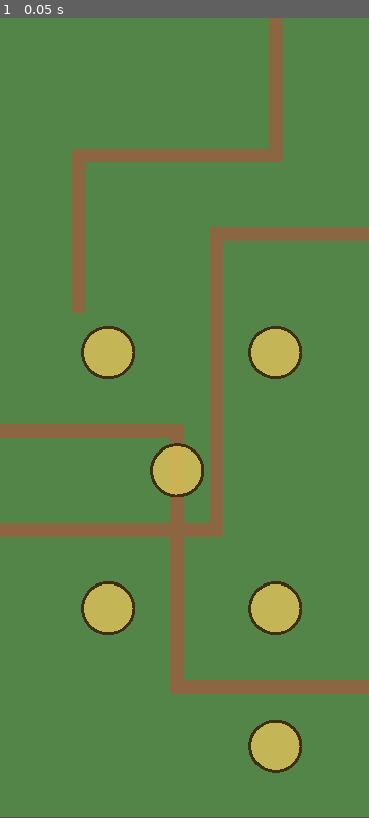
Above: before the commit, frame 1.
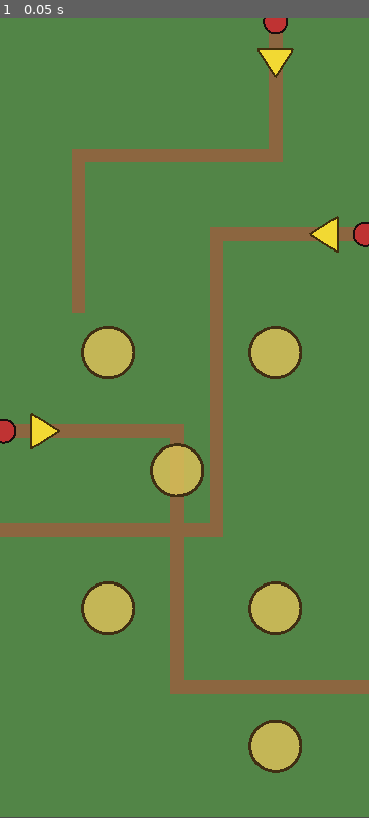
Above: after the commit, the same moment.

Repository: ookeooke/td1
Game: Godot game, scene res://main/Main.tscn
The game is run twice, just before and just after one commit, with the same random seed, the same clock (stepped at 60 frames per second) and the same inputs.
Inputs:
- Up to frame 1 (0.05 s): no input

The runs differ from the first frame. In frame 1, 1.0% of the frame differs, in the area x 0-100%, y 0-54%.

Commit message:
Phase 3: spawn direction markers
Add SpawnMarker.tscn/.gd — a reusable Node2D that draws a yellow arrow
with a placeholder enemy-icon circle, configurable via @export path_id,
direction_degrees, enemy_icon_color.

Place 3 instances at the 3 path entry points in Map.tscn: left edge
(0 deg), right edge (180 deg), top edge (90 deg). Static visibility;
Phase 11 will wire show/hide to wave events and per-wave icon updates.

Co-Authored-By: Claude Opus 4.6 <noreply@anthropic.com>

Diff:
--- a/map/Map.gd
+++ b/map/Map.gd
@@ -9,6 +9,7 @@
 
 @onready var paths_node: Node2D = $Paths
 @onready var tower_spots_node: Node2D = $TowerSpots
+@onready var spawn_markers_node: Node2D = $SpawnMarkers
 @onready var grid_manager: Node = $GridManager
 
 var _paths_by_id: Dictionary = {}
@@ -18,7 +19,11 @@
 	_build_curves()
 	_register_tower_spots()
 	queue_redraw()
-	print("[Map] ready — %d paths, %d spots" % [_paths_by_id.size(), grid_manager.get_spot_count()])
+	print("[Map] ready — %d paths, %d spots, %d spawn markers" % [
+		_paths_by_id.size(),
+		grid_manager.get_spot_count(),
+		spawn_markers_node.get_child_count()
+	])
 
 
 func _build_curves() -> void:
--- a/map/Map.tscn
+++ b/map/Map.tscn
@@ -2,6 +2,7 @@
 
 [ext_resource type="Script" path="res://map/Map.gd" id="1_map"]
 [ext_resource type="Script" path="res://map/GridManager.gd" id="2_grid"]
+[ext_resource type="PackedScene" path="res://map/SpawnMarker.tscn" id="3_sm"]
 
 [node name="Map" type="Node2D"]
 script = ExtResource("1_map")
@@ -42,5 +43,22 @@
 [node name="Spot6" type="Marker2D" parent="TowerSpots"]
 position = Vector2(280, 740)
 
+[node name="SpawnMarkers" type="Node2D" parent="."]
+
+[node name="SpawnMarkerLeft" parent="SpawnMarkers" instance=ExtResource("3_sm")]
+position = Vector2(26, 420)
+path_id = "left"
+direction_degrees = 0.0
+
+[node name="SpawnMarkerRight" parent="SpawnMarkers" instance=ExtResource("3_sm")]
+position = Vector2(349, 220)
+path_id = "right"
+direction_degrees = 180.0
+
+[node name="SpawnMarkerTop" parent="SpawnMarkers" instance=ExtResource("3_sm")]
+position = Vector2(280, 26)
+path_id = "top"
+direction_degrees = 90.0
+
 [node name="GridManager" type="Node" parent="."]
 script = ExtResource("2_grid")
--- /dev/null
+++ b/map/SpawnMarker.gd
@@ -0,0 +1,34 @@
+extends Node2D
+
+# Edge-of-screen indicator showing where the next wave will spawn.
+# Phase 3 scope: static visual only. Phase 11 wires show/hide to wave events
+# and feeds next-enemy icon from wave data.
+
+@export var path_id: String = ""
+@export_range(0.0, 360.0) var direction_degrees: float = 0.0
+@export var enemy_icon_color: Color = Color(0.75, 0.2, 0.2)
+
+
+func _ready() -> void:
+	queue_redraw()
+
+
+func _draw() -> void:
+	var rad := deg_to_rad(direction_degrees)
+	var dir := Vector2(cos(rad), sin(rad))
+	var perp := Vector2(-dir.y, dir.x)
+
+	var tip := dir * 34.0
+	var base_l := dir * 6.0 + perp * 18.0
+	var base_r := dir * 6.0 - perp * 18.0
+	draw_colored_polygon(
+		PackedVector2Array([tip, base_l, base_r]),
+		Color(0.95, 0.85, 0.2)
+	)
+	draw_line(base_l, base_r, Color(0.25, 0.18, 0.05), 2.0)
+	draw_line(base_l, tip, Color(0.25, 0.18, 0.05), 2.0)
+	draw_line(base_r, tip, Color(0.25, 0.18, 0.05), 2.0)
+
+	var icon_pos := -dir * 22.0
+	draw_circle(icon_pos, 12.0, enemy_icon_color)
+	draw_arc(icon_pos, 12.0, 0, TAU, 20, Color(0.1, 0.05, 0.05), 2.0)
--- /dev/null
+++ b/map/SpawnMarker.tscn
@@ -0,0 +1,6 @@
+[gd_scene load_steps=2 format=3 uid="uid://b1td1sm0000000"]
+
+[ext_resource type="Script" path="res://map/SpawnMarker.gd" id="1_sm"]
+
+[node name="SpawnMarker" type="Node2D"]
+script = ExtResource("1_sm")
Not shown, changed: SESSIONS.md
